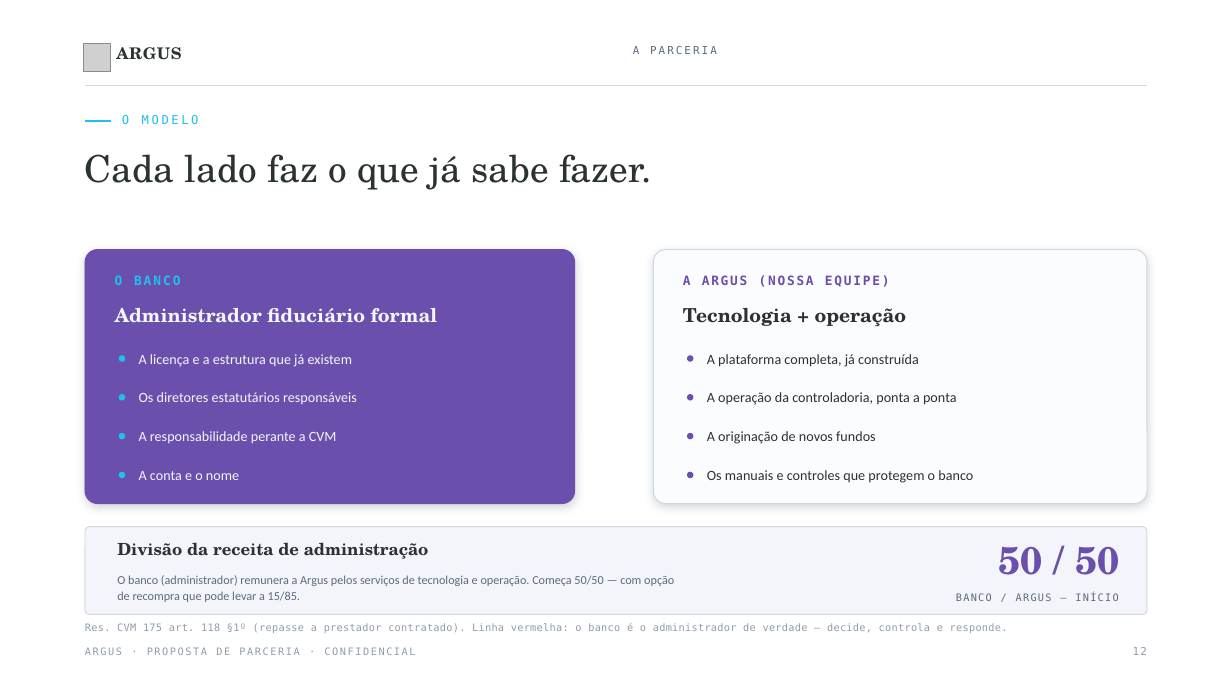
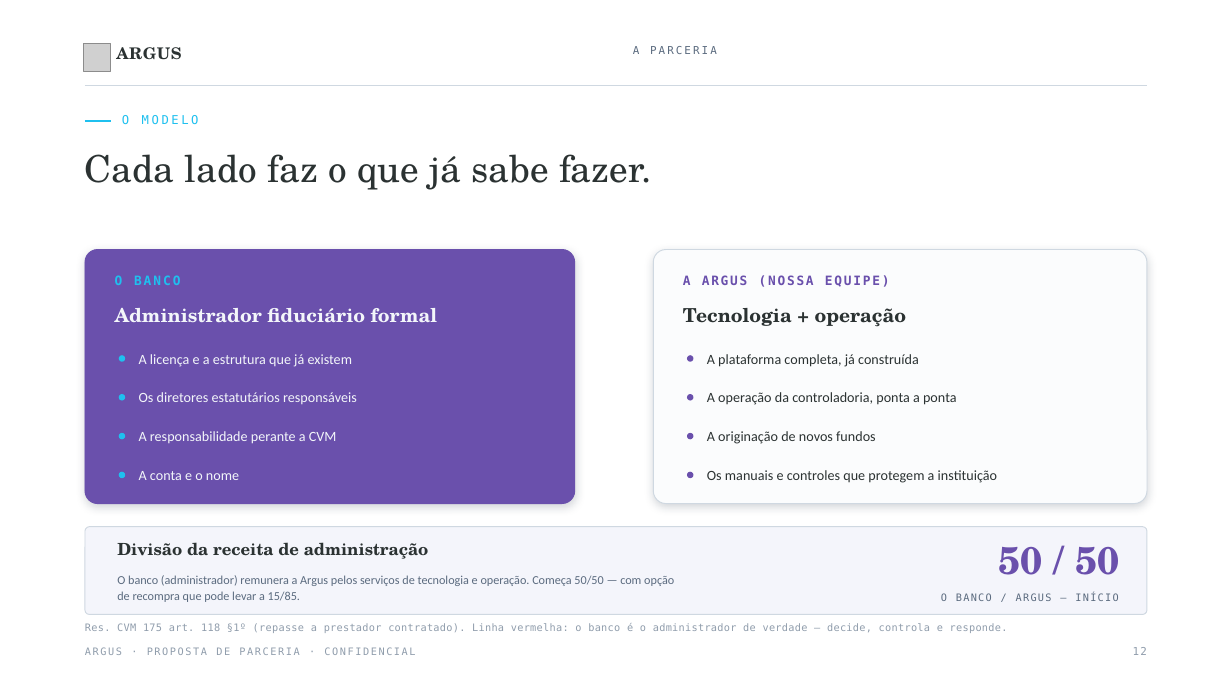
Before and after one commit to viniciuscbf/dtvm, a slide deck: slide 13 of apresentacao/Argus_Apresentacao.pptx. Drawn at 1232x693 pixels with LibreOffice and Linux fonts; fonts in the diff are those of the drawing; grey boxes stand for pictures. Boxes give left, top, right and bottom in pixels: in the first picture for what was removed or moved away, otherwise in the second. Text is boxed around its words. In the diff, an @@ line names an element or a change of style, - is before the commit and + after.

```diff
--- a/apresentacao/Argus_Apresentacao.pptx
+++ b/apresentacao/Argus_Apresentacao.pptx
@@ text at <box>707,470,997,483</box>: text changed @@
-Os manuais e controles que protegem o banco
+Os manuais e controles que protegem a instituição
@@ text at <box>941,593,1119,601</box>: text changed @@
-BANCO / ARGUS — INÍCIO
+O BANCO / ARGUS — INÍCIO
```
Also in this commit, not shown: 3 other slides changed, 40 other files.
